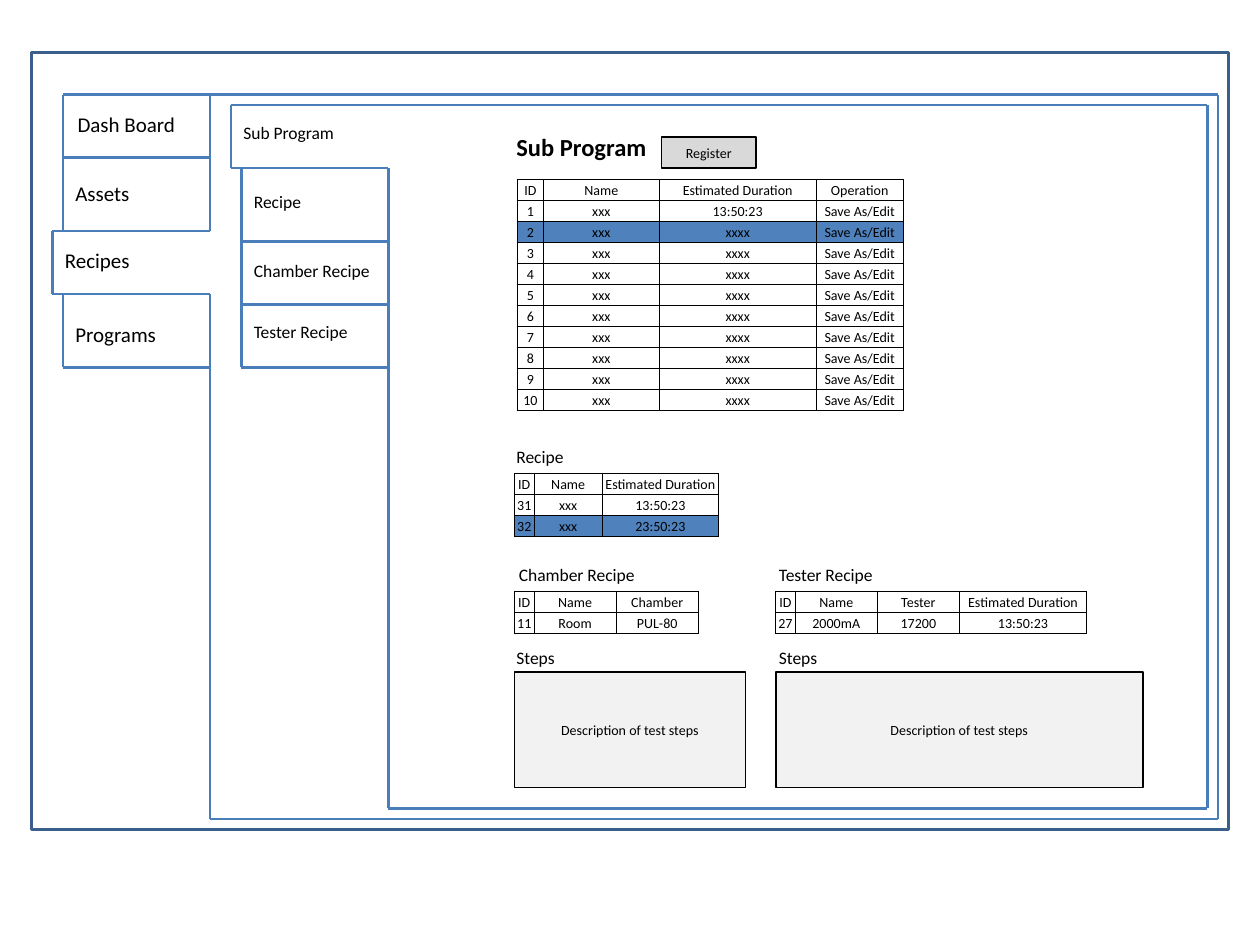
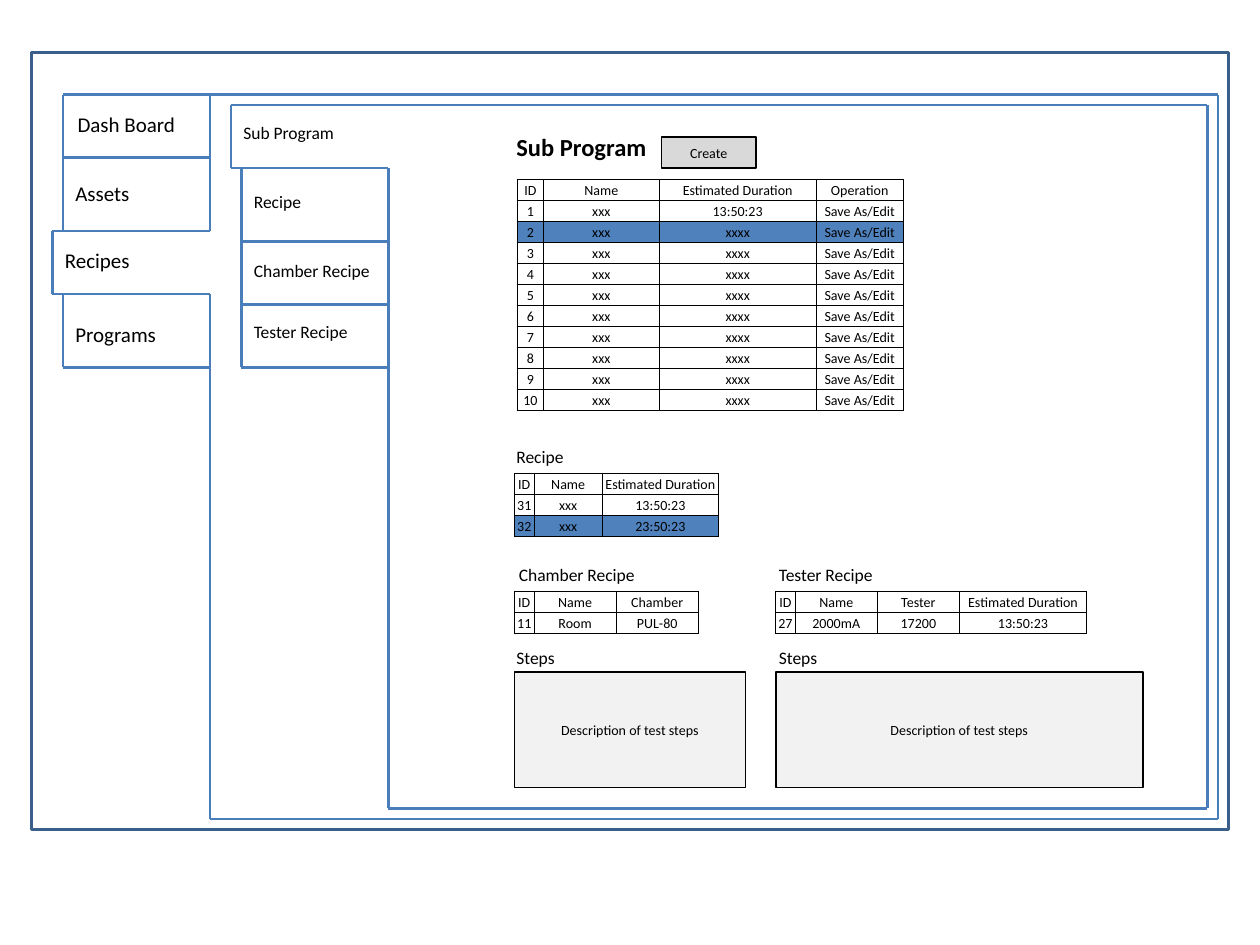
Before and after one commit to happylennychen/BCLabManager, a slide deck: slide 24 of Doc/UI Design.pptx. Drawn at 1260x945 pixels with LibreOffice and Linux fonts; fonts in the diff are those of the drawing. Boxes give left, top, right and bottom in pixels: in the first picture for what was removed or moved away, otherwise in the second. Text is boxed around its words. In the diff, an @@ line names an element or a change of style, - is before the commit and + after.

```diff
--- a/Doc/UI Design.pptx
+++ b/Doc/UI Design.pptx
@@ text in rectangle at (690,149,727,158): text changed @@
-Register
+Create
```
Also in this commit, not shown: 11 other slides changed, 7 slides added, 5 other files.
